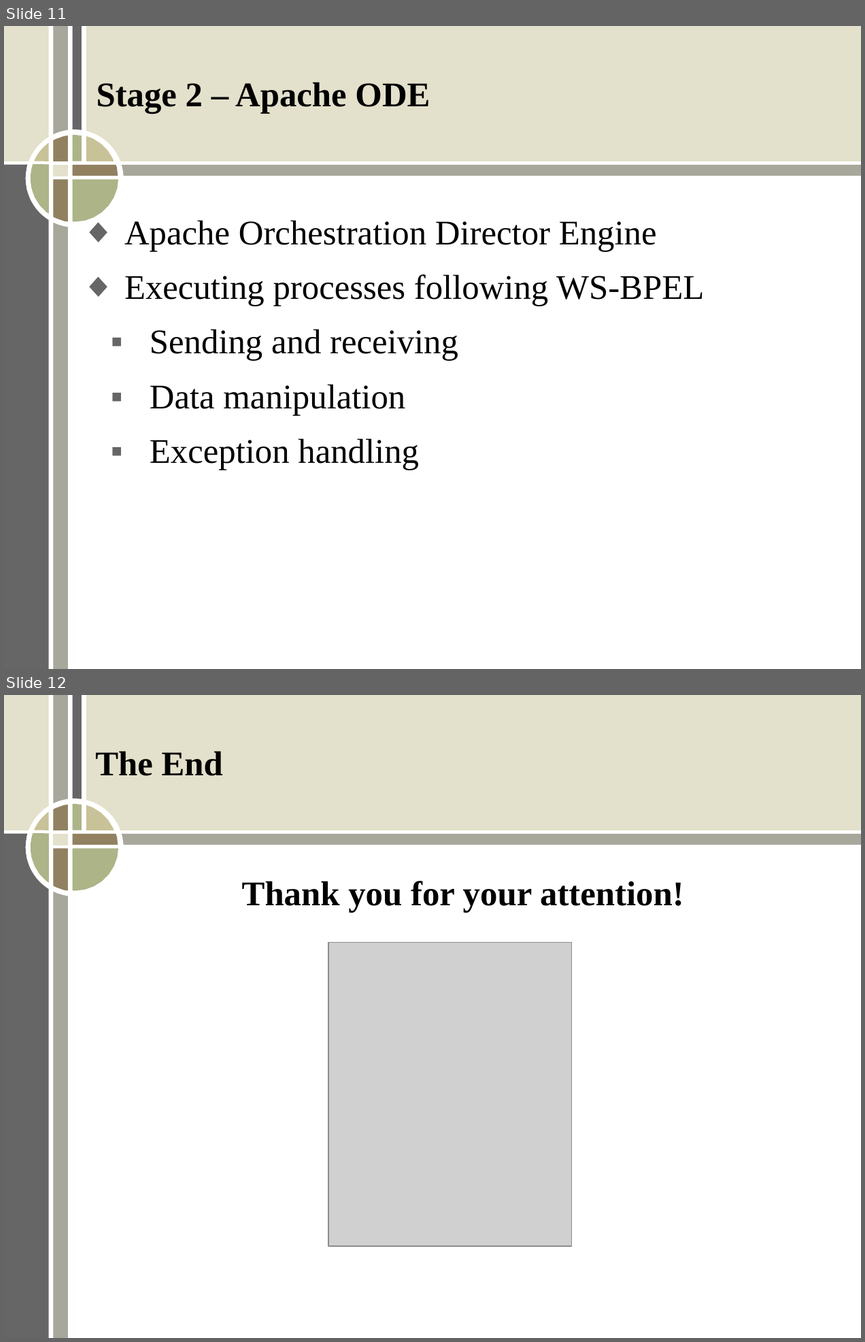
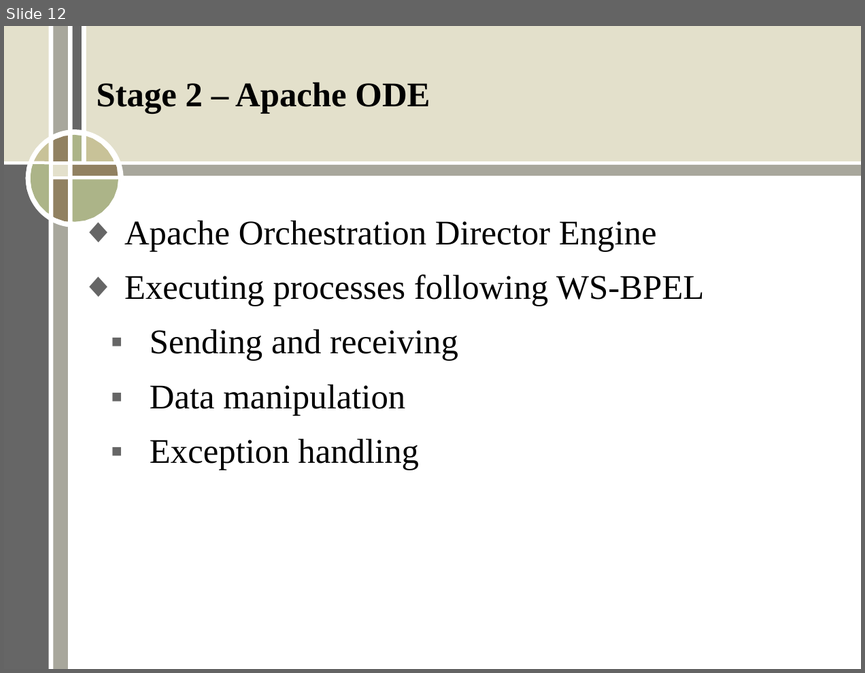
Before and after one commit to ERit/aic_group2_topic1, a slide deck: Stage2.ppt. Shown one above the other, each under a label of ours: slides 11 and 12 before the commit, slide 12 after it. The pictures are 865x1342 and 865x673 pixels, drawn with LibreOffice and Linux fonts; fonts in the diff are those of the drawing; grey boxes stand for pictures. Boxes give left, top, right and bottom in pixels: in the first picture for what was removed or moved away, otherwise in the second. Text is boxed around its words. In the diff, an @@ line names an element or a change of style, - is before the commit and + after.

```diff
--- a/Stage2.ppt
+++ b/Stage2.ppt
@@ slide 12 removed at bbox=[4, 695, 861, 1338], background #FFFFFF; not listed: 17 template elements that a slide beside it also shows @@
@@ text removed at bbox=[95, 751, 223, 776] @@
-The End
@@ text removed at bbox=[242, 881, 684, 912] @@
-Thank you for your attention!
@@ picture removed at bbox=[328, 943, 571, 1246] @@
@@ what was slide 11 is now slide 12 @@
```
Also in this commit, not shown: 1 slide changed, 2 slides added, 1 other file.
